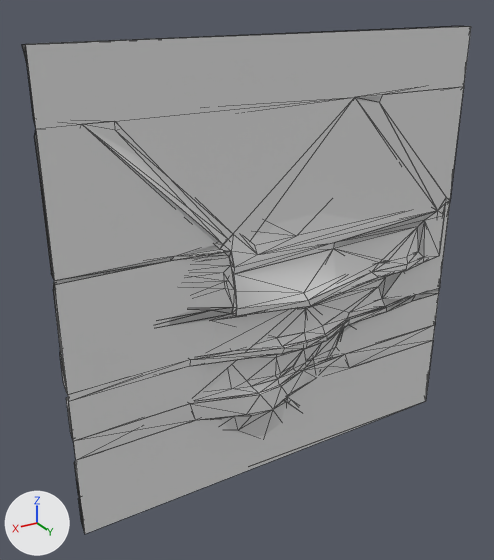
The Blender file Assets/Models/med2_3d.blend as it was, and as the next commit left it.
Camera for both pictures: a camera (50 mm lens) standing at (2.02, 4.25, 1.5) and looking at (0.21, 1.23, -0.01). Every picture has the same lights, and +X, +Y and +Z are marked at lower left. Mesh edges are drawn as thin lines.

Names of what the first picture shows: 'med2_3d_mesh', 'med2_3d_shadowmesh'.
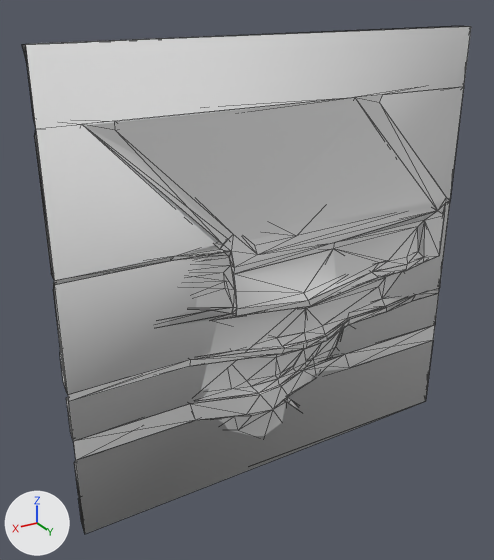
The change in detail:
me_med2_3d_png_001 is used by ob_med2_3d_shadowmesh; location (0.0, 0.0, 0.0).
me_med2_3d_png_001 had 144 vertices, 269 faces and spanned x -1.28..1.28, y 1.22..1.43, z -1.28..1.28.
me_med2_3d_png_001 now has 139 vertices, 152 faces and spans x -1.28..1.28, y 1.22..1.43, z -1.28..1.28.
Part 1, on me_med2_3d_png_001:
5 vertices are removed from x -0.88..0.93, y 1.28..1.32, z -0.34..0.94.
170 faces are deleted.
53 new faces join them.
me_med2_3d_png_001 part 2: 99 kept faces spanning x -1.28..1.28, y 1.22..1.43, z -1.28..1.28 are now shaded smooth.

Changed parts and their boxes [x1, y1, x2, y2] in the pictures (494 x 560 px):
'med2_3d_shadowmesh', reshaped: before [25, 26, 471, 534]; after [22, 26, 471, 534]
part 1 of me_med2_3d_png_001, cut back: before [25, 47, 439, 523]; after [22, 44, 446, 528]
part 2 of me_med2_3d_png_001, shading changed: [26, 26, 469, 534] in both
